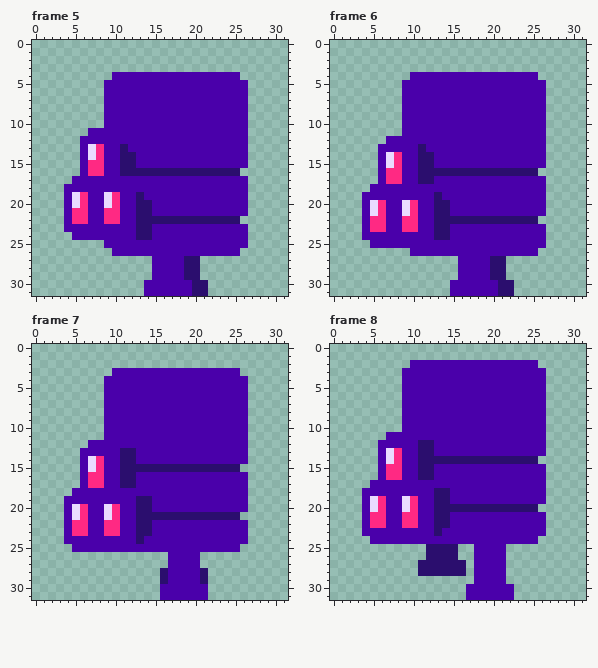
Two states of a pixel-art file, data/fatty.aseprite. This is how it looked before the edit.
32x32 pixels, 10 frames. Shown: frame 5, frame 6, frame 7, frame 8. The commit also changed other frames, which this record leaves out.
After the commit:
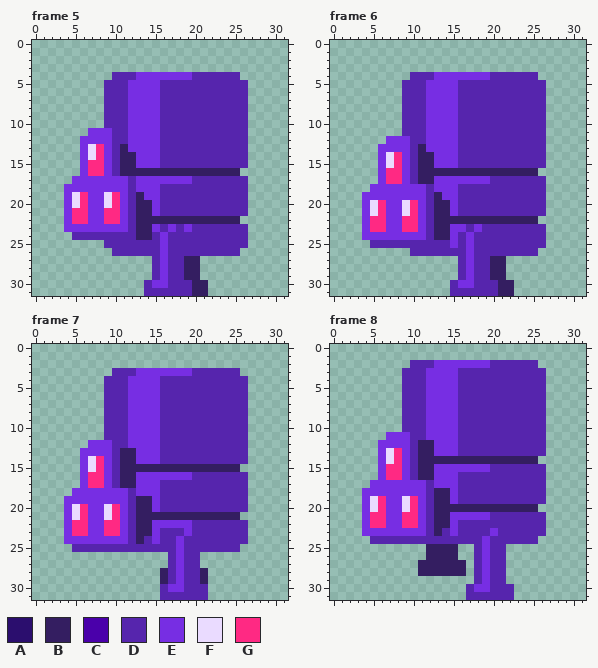
Palette (. is transparent): A #2b0e6e  B #341e61  C #4a00aa  D #5625ad  E #772ee3  F #eadbff  G #ff2983
The exact change:
Changed rows in their new state; - is an unchanged pixel.
Frame 5:
first column x 4:
 4 ------DDDEEEEEEEDDDDDD-
 5 -----DDDEEEEDDDDDDDDDDD
 6 -----DDDEEEEDDDDDDDDDDD
 7 -----DDDEEEEDDDDDDDDDDD
 8 -----DDDEEEEDDDDDDDDDDD
 9 -----DDDEEEEDDDDDDDDDDD
10 -----DDDEEEEDDDDDDDDDDD
11 ---EEEDDEEEEDDDDDDDDDDD
12 --EEEEDDEEEEDDDDDDDDDDD
13 --E--EDBEEEEDDDDDDDDDDD
14 --E--EDBBEEEDDDDDDDDDDD
15 --E--EDBBEEEDDDDDDDDDDD
16 --E--EDBBBBBBBBBBBBBBB-
17 -EEEEEEEDEEEEEEEDDDDDDD
18 EEEEEEEEDEEEDDDDDDDDDDD
19 E--EE--EDBEEDDDDDDDDDDD
20 E--EE--EDBBEDDDDDDDDDDD
21 E--EE--EDBBEDDDDDDDDDDD
22 E--EE--EDBBBBBBBBBBBBB-
23 EEEEEEEEDBBEDEDEDDDDDDD
24 -DDDDDDDDBBDEDDDDDDDDDD
25 -----DDDDDDDEDDDDDDDDDD
26 ------DDDDDDEDDDDDDDDD-
27 -----------DEDDBB------
28 -----------DEDDBB------
29 -----------DEDDBB------
30 ----------DEEDDDBB-----
31 ----------DDDDDDBB-----
Frame 6:
first column x 4:
 4 ------DDDEEEEEEEDDDDDD-
 5 -----DDDEEEEDDDDDDDDDDD
 6 -----DDDEEEEDDDDDDDDDDD
 7 -----DDDEEEEDDDDDDDDDDD
 8 -----DDDEEEEDDDDDDDDDDD
 9 -----DDDEEEEDDDDDDDDDDD
10 -----DDDEEEEDDDDDDDDDDD
11 -----DDDEEEEDDDDDDDDDDD
12 ---EEEDDEEEEDDDDDDDDDDD
13 --EEEEDBEEEEDDDDDDDDDDD
14 --E--EDBBEEEDDDDDDDDDDD
15 --E--EDBBEEEDDDDDDDDDDD
16 --E--EDBBBBBBBBBBBBBBB-
17 --E--EDBBEEEEEEEDDDDDDD
18 -EEEEEEEDEEEDDDDDDDDDDD
19 EEEEEEEEDBEEDDDDDDDDDDD
20 E--EE--EDBBEDDDDDDDDDDD
21 E--EE--EDBBEDDDDDDDDDDD
22 E--EE--EDBBBBBBBBBBBBB-
23 E--EE--EDBBEEDEDDDDDDDD
24 EEEEEEEEDBBEDEDDDDDDDDD
25 -DDDDDDDDDDEDEDDDDDDDDD
26 ------DDDDDDDEDDDDDDDD-
27 ------------DEDDBB-----
28 ------------DEDDBB-----
29 ------------DEDDBB-----
30 -----------DEEDDDBB----
31 -----------DDDDDDBB----
Frame 7:
first column x 4:
 3 ------DDDEEEEEEEDDDDDD-
 4 -----DDDEEEEDDDDDDDDDDD
 5 -----DDDEEEEDDDDDDDDDDD
 6 -----DDDEEEEDDDDDDDDDDD
 7 -----DDDEEEEDDDDDDDDDDD
 8 -----DDDEEEEDDDDDDDDDDD
 9 -----DDDEEEEDDDDDDDDDDD
10 -----DDDEEEEDDDDDDDDDDD
11 -----DDDEEEEDDDDDDDDDDD
12 ---EEEDDEEEEDDDDDDDDDDD
13 --EEEEDBBEEEDDDDDDDDDDD
14 --E--EDBBEEEDDDDDDDDDDD
15 --E--EDBBBBBBBBBBBBBBB-
16 --E--EDBBEEEEEEEDDDDDDD
17 --E--EDBBEEEDDDDDDDDDDD
18 -EEEEEEEDEEEDDDDDDDDDDD
19 EEEEEEEEDBBEDDDDDDDDDDD
20 E--EE--EDBBEDDDDDDDDDDD
21 E--EE--EDBBBBBBBBBBBBB-
22 E--EE--EDBBEEEEEDDDDDDD
23 E--EE--EDBBEDDDEDDDDDDD
24 EEEEEEEEDBDEDDEDDDDDDDD
25 -DDDDDDDDDDDDDEDDDDDDD-
26 -------------DEDD------
27 -------------DEDD------
28 ------------BDEDDB-----
29 ------------BDEDDB-----
30 ------------DEEDDD-----
31 ------------DDDDDD-----
Frame 8:
first column x 4:
 2 ------DDDEEEEEEEDDDDDD-
 3 -----DDDEEEEDDDDDDDDDDD
 4 -----DDDEEEEDDDDDDDDDDD
 5 -----DDDEEEEDDDDDDDDDDD
 6 -----DDDEEEEDDDDDDDDDDD
 7 -----DDDEEEEDDDDDDDDDDD
 8 -----DDDEEEEDDDDDDDDDDD
 9 -----DDDEEEEDDDDDDDDDDD
10 -----DDDEEEEDDDDDDDDDDD
11 ---EEEDDEEEEDDDDDDDDDDD
12 --EEEEDBBEEEDDDDDDDDDDD
13 --E--EDBBEEEDDDDDDDDDDD
14 --E--EDBBBBBBBBBBBBBBB-
15 --E--EDBBEEEEEEEDDDDDDD
16 --E--EDBBEEEDDDDDDDDDDD
17 -EEEEEEEDEEEDDDDDDDDDDD
18 EEEEEEEEDBBEDDDDDDDDDDD
19 E--EE--EDBBEDDDDDDDDDDD
20 E--EE--EDBBBBBBBBBBBBB-
21 E--EE--EDBBEEEEEDDDDDDD
22 E--EE--EDBBEDDDDDDDDDDD
23 EEEEEEEEDBDEDDDDEDDDDDD
24 -DDDDDDDDDDDDDDEDDDDDD-
25 --------BBBB--DEDD-----
26 --------BBBB--DEDD-----
27 -------BBBBBB-DEDD-----
28 -------BBBBBB-DEDD-----
29 --------------DEDD-----
30 -------------DEEDDD----
31 -------------DDDDDD----
Changed places in both pictures, as pixel boxes (x1, y1, x2, y2):
changed: (64, 72, 248, 296)
changed: (362, 72, 546, 296)
changed: (64, 368, 248, 600)
changed: (362, 360, 546, 600)
